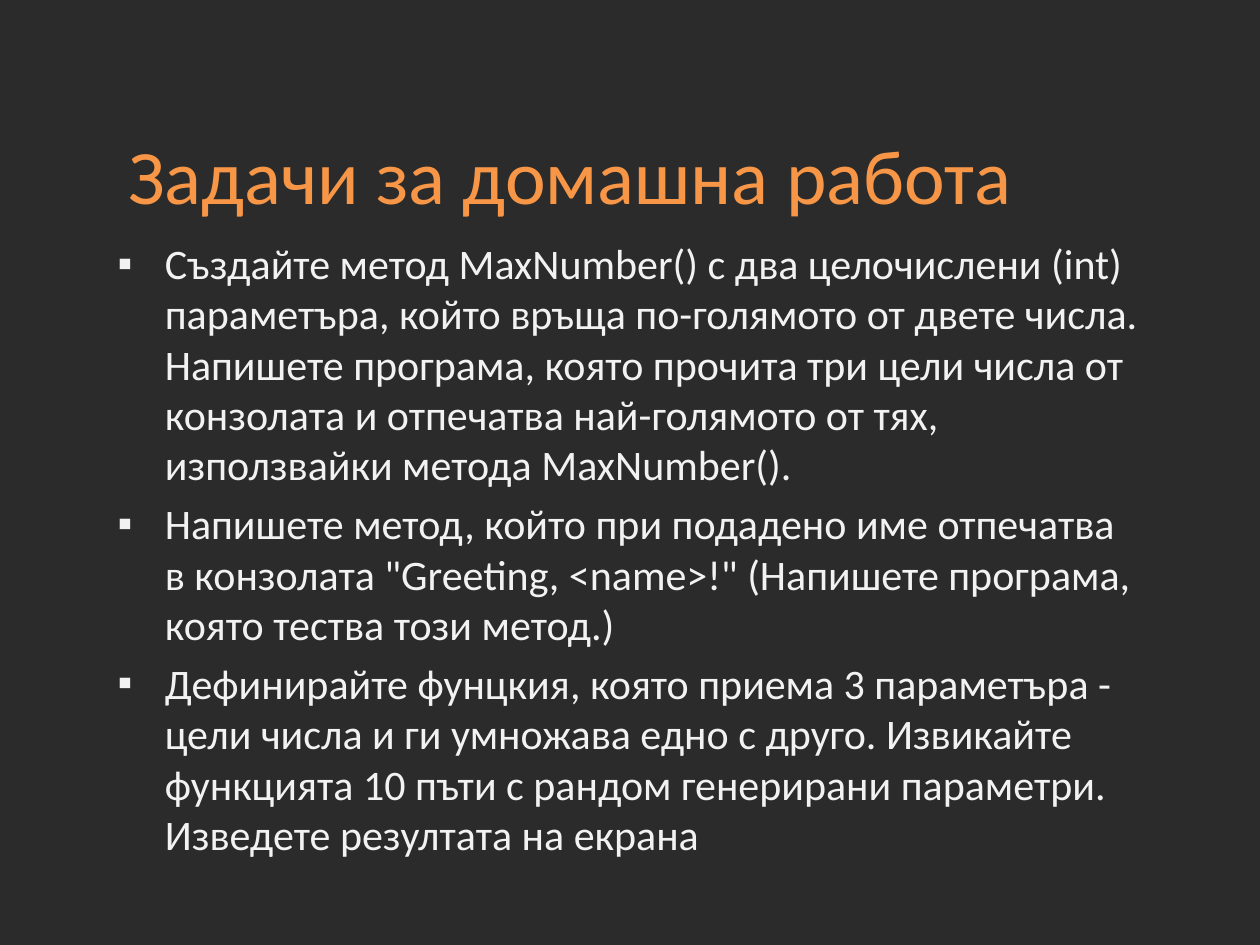
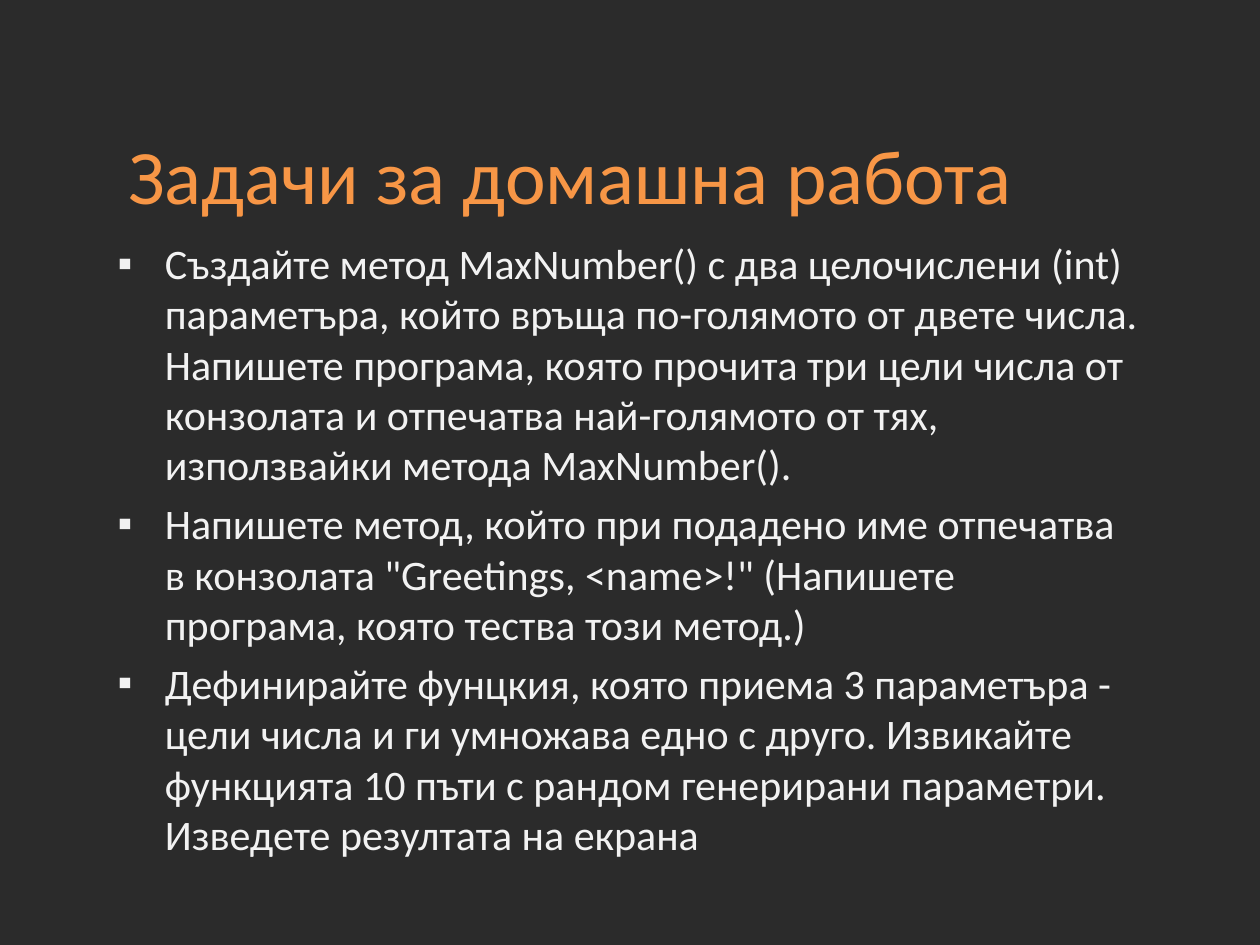
Before and after one commit to Academy-Soft-Intellect/Dot-Net-Course, a slide deck: slide 29 of 08-Methods-and-Recursion.pptx. Drawn at 1260x945 pixels with LibreOffice and Linux fonts; fonts in the diff are those of the drawing; background and template pictures are left out; a plain dark background stands for a picture behind light text. Boxes give left, top, right and bottom in pixels: in the first picture for what was removed or moved away, otherwise in the second. Text is boxed around its words. In the diff, an @@ line names an element or a change of style, - is before the commit and + after.

```diff
--- a/08-Methods-and-Recursion.pptx
+++ b/08-Methods-and-Recursion.pptx
@@ text at (x1=165, y1=510, x2=1115, y2=647): text changed @@
-▪ Напишете метод, който при подадено име отпечатва в конзолата "Greeting, <name>!" (Напишете програма, която тества този метод.)
+▪ Напишете метод, който при подадено име отпечатва в конзолата "Greetings, <name>!" (Напишете програма, която тества този метод.)
```
Also in this commit, not shown: 46 other files.
